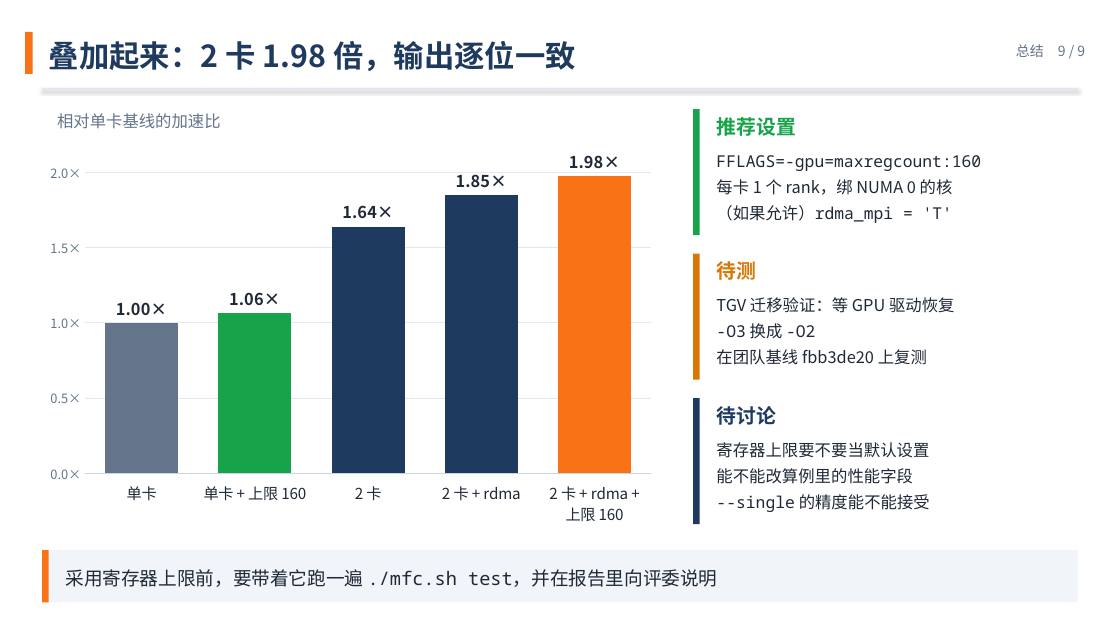
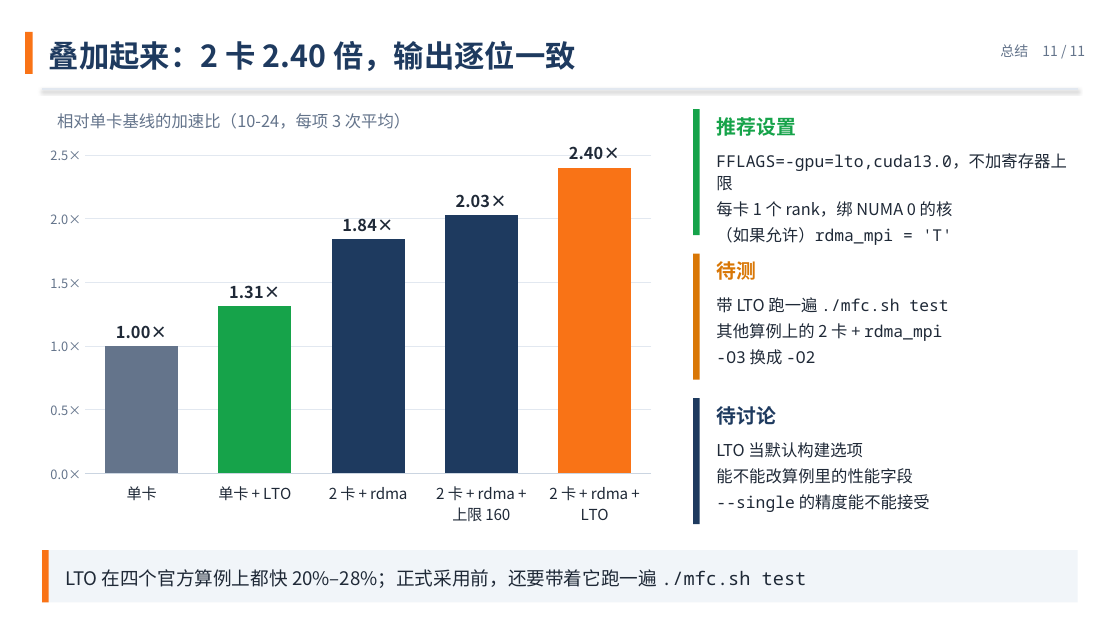
Before and after one commit to VictorTHU681/mfc-tuning-slides, a slide deck: slide 11 of tuning-six-layers-zh.pptx (slide 9 before the commit). Drawn at 1120x630 pixels with LibreOffice and Linux fonts; fonts in the diff are those of the drawing. Boxes give left, top, right and bottom in pixels: in the first picture for what was removed or moved away, otherwise in the second. Text is boxed around its words. In the diff, an @@ line names an element or a change of style, - is before the commit and + after.

```diff
--- a/tuning-six-layers-zh.pptx
+++ b/tuning-six-layers-zh.pptx
@@ text at (49, 41, 576, 71): text changed @@
-叠加起来：2 卡 1.98 倍，输出逐位一致
+叠加起来：2 卡 2.40 倍，输出逐位一致
@@ text at (1000, 44, 1028, 57): text changed @@
-总结 9 / 9
+总结 11 / 11
@@ text at (57, 113, 410, 129): text changed @@
-相对单卡基线的加速比
+相对单卡基线的加速比（10-24，每项 3 次平均）
@@ column chart at (38, 134, 664, 534) @@
-categories: 单卡, 单卡 + 上限 160, 2 卡, 2 卡 + rdma, 2 卡 + rdma + 上限 160
+categories: 单卡, 单卡 + LTO, 2 卡 + rdma, 2 卡 + rdma + 上限 160, 2 卡 + rdma + LTO
-Series 1: 1, 1.06, 1.64, 1.85, 1.98
+Series 1: 1, 1.31, 1.84, 2.03, 2.4
@@ value axis changed @@
@@ text at (716, 153, 1066, 191): text changed @@
-FFLAGS=-gpu=maxregcount:160
+FFLAGS=-gpu=lto,cuda13.0，不加寄存器上限
@@ text at (716, 297, 948, 341): text changed; font Noto Sans CJK SC to Noto Sans Mono @@
-TGV 迁移验证：等 GPU 驱动恢复
+带 LTO 跑一遍 ./mfc.sh test
+其他算例上的 2 卡 + rdma_mpi
@@ text at (716, 349, 927, 365): paragraph removed @@
-在团队基线 fbb3de20 上复测
@@ text at (716, 442, 863, 458): text changed @@
-寄存器上限要不要当默认设置
+LTO 当默认构建选项
@@ text at (66, 569, 807, 588): text changed @@
-采用寄存器上限前，要带着它跑一遍 ./mfc.sh test，并在报告里向评委说明
+LTO 在四个官方算例上都快 20%–28%；正式采用前，还要带着它跑一遍 ./mfc.sh test
```
Also in this commit, not shown: 8 other slides changed, 2 slides added.
